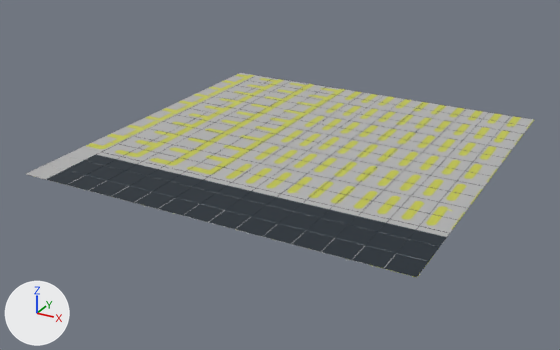
A saved change to the OBJ model Resources/Floor(OnProgress)/Floor.obj.
One viewpoint serves both versions: a 50 mm camera at (26.4, -51.7, 22.7) aimed at (-1.1, -1.7, -2.2). The lights are fixed; the arrows at lower left show +X, +Y and +Z. Where no turn or scale is listed for an object, it has been applied to the vertices.
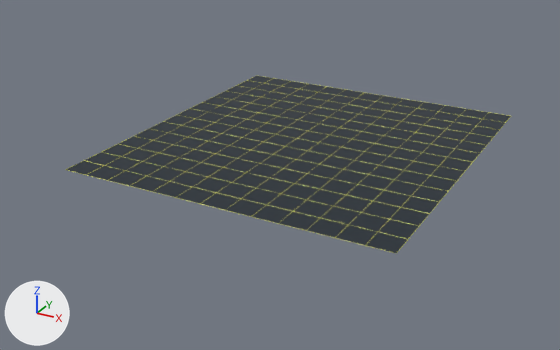
Boxes [x1, y1, x2, y2] around the edits, measured in the pictures (560 x 350 px):
'Grid.001', reshaped (12% narrower, 12% shorter): before [26, 73, 534, 277]; after [65, 75, 511, 254]
part 1 of me_grid_001, deleted: before [26, 73, 534, 277]
part 2 of me_grid_001, surface changed: [65, 75, 511, 253] in both

The change in detail:
me_grid_001 is used by ob_grid_001; location (0.0, 0.0, 0.0).
me_grid_001 had 1668 vertices, 4050 faces and spanned x -15.0..15.0, y -15.0..15.0, z 0.0.
me_grid_001 now has 1442 vertices, 3440 faces, 4 loose edges and spans x -13.0..13.0, y -13.0..15.0, z 0.0.
me_grid_001 part 1: 226 vertices removed from x -15.0..15.0, y -15.0..15.0, z 0.0.
me_grid_001 part 2: 3440 kept faces spanning x -13.0..13.0, y -13.0..15.0, z 0.0 get new texture (UV) coordinates.
